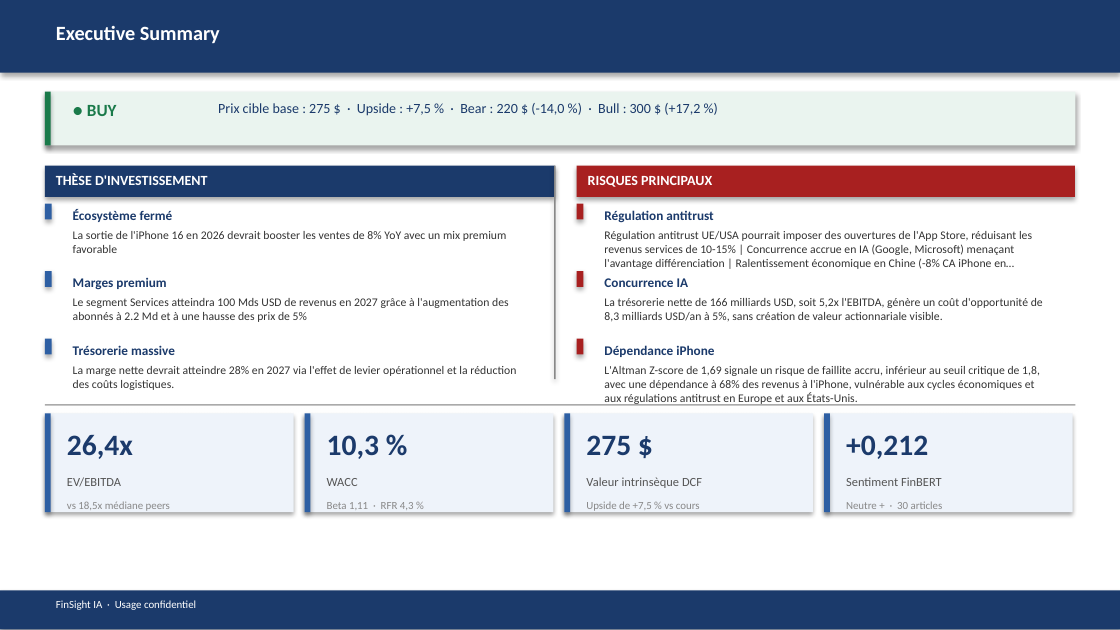
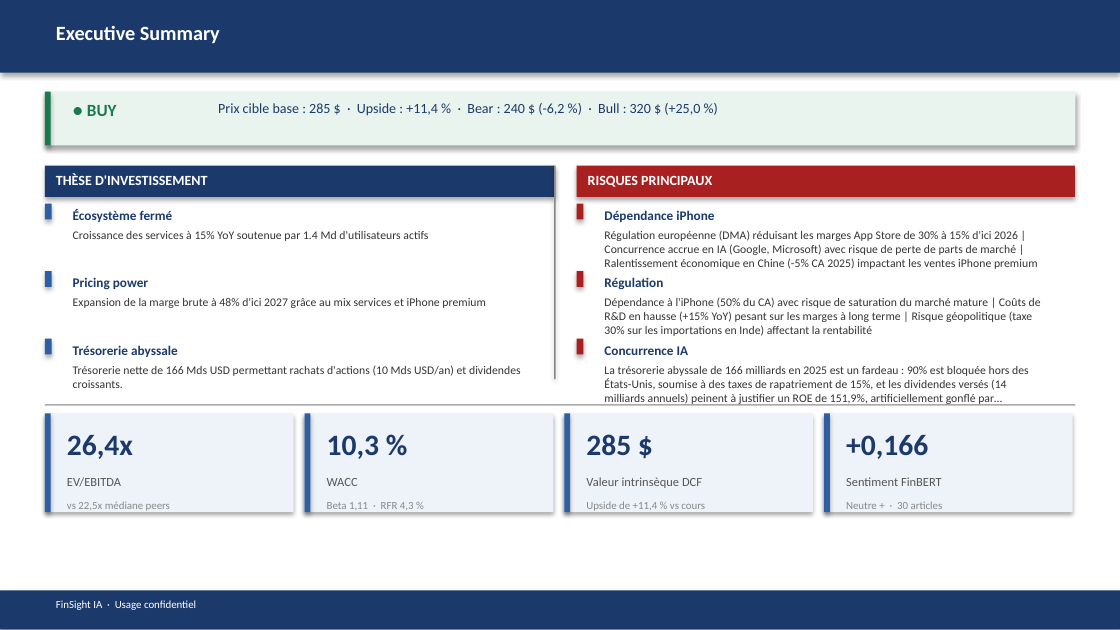
Before and after one commit to baptistejeh07-art/finsight-ia, a slide deck: slide 2 of preview/AAPL/AAPL_pitchbook.pptx. Drawn at 1120x630 pixels with LibreOffice and Linux fonts; fonts in the diff are those of the drawing. Boxes give left, top, right and bottom in pixels: in the first picture for what was removed or moved away, otherwise in the second. Text is boxed around its words. In the diff, an @@ line names an element or a change of style, - is before the commit and + after.

```diff
--- a/preview/AAPL/AAPL_pitchbook.pptx
+++ b/preview/AAPL/AAPL_pitchbook.pptx
@@ text at (x1=218, y1=103, x2=700, y2=116): text changed @@
-Prix cible base : 275 $ · Upside : +7,5 % · Bear : 220 $ (-14,0 %) · Bull : 300 $ (+17,2 %)
+Prix cible base : 285 $ · Upside : +11,4 % · Bear : 240 $ (-6,2 %) · Bull : 320 $ (+25,0 %)
@@ text at (x1=73, y1=231, x2=428, y2=241): text changed @@
-La sortie de l'iPhone 16 en 2026 devrait booster les ventes de 8% YoY avec un mix premium favorable
+Croissance des services à 15% YoY soutenue par 1.4 Md d'utilisateurs actifs
@@ text at (x1=604, y1=230, x2=1038, y2=269): text changed @@
-Régulation antitrust UE/USA pourrait imposer des ouvertures de l'App Store, réduisant les revenus services de 10-15% | Concurrence accrue en IA (Google, Microsoft) menaçant l'avantage différenciation | Ralentissement économique en Chine (-8% CA iPhone en…
+Régulation européenne (DMA) réduisant les marges App Store de 30% à 15% d'ici 2026 | Concurrence accrue en IA (Google, Microsoft) avec risque de perte de parts de marché | Ralentissement économique en Chine (-5% CA 2025) impactant les ventes iPhone premium
@@ text at (x1=604, y1=210, x2=714, y2=222): text changed @@
-Régulation antitrust
+Dépendance iPhone
@@ text at (x1=73, y1=277, x2=148, y2=290): text changed @@
-Marges premium
+Pricing power
@@ text at (x1=73, y1=298, x2=486, y2=308): text changed @@
-Le segment Services atteindra 100 Mds USD de revenus en 2027 grâce à l'augmentation des abonnés à 2.2 Md et à une hausse des prix de 5%
+Expansion de la marge brute à 48% d'ici 2027 grâce au mix services et iPhone premium
@@ text at (x1=604, y1=298, x2=1041, y2=336): text changed @@
-La trésorerie nette de 166 milliards USD, soit 5,2x l'EBITDA, génère un coût d'opportunité de 8,3 milliards USD/an à 5%, sans création de valeur actionnariale visible.
+Dépendance à l'iPhone (50% du CA) avec risque de saturation du marché mature | Coûts de R&D en hausse (+15% YoY) pesant sur les marges à long terme | Risque géopolitique (taxe 30% sur les importations en Inde) affectant la rentabilité
@@ text added at (x1=604, y1=277, x2=663, y2=290), 8.5 pt, text #1B3A6B, bold @@
+Régulation
@@ text at (x1=73, y1=345, x2=178, y2=357): text changed @@
-Trésorerie massive
+Trésorerie abyssale
@@ text "Concurrence IA" moved from (x1=604, y1=278, x2=689, y2=287) to (x1=604, y1=346, x2=689, y2=355) @@
@@ text removed at (x1=604, y1=345, x2=714, y2=357) @@
-Dépendance iPhone
@@ text at (x1=73, y1=365, x2=521, y2=388): text changed @@
-La marge nette devrait atteindre 28% en 2027 via l'effet de levier opérationnel et la réduction des coûts logistiques.
+Trésorerie nette de 166 Mds USD permettant rachats d'actions (10 Mds USD/an) et dividendes croissants.
@@ text at (x1=604, y1=366, x2=1029, y2=405): text changed @@
-L'Altman Z-score de 1,69 signale un risque de faillite accru, inférieur au seuil critique de 1,8, avec une dépendance à 68% des revenus à l'iPhone, vulnérable aux cycles économiques et aux régulations antitrust en Europe et aux États-Unis.
+La trésorerie abyssale de 166 milliards en 2025 est un fardeau : 90% est bloquée hors des États-Unis, soumise à des taxes de rapatriement de 15%, et les dividendes versés (14 milliards annuels) peinent à justifier un ROE de 151,9%, artificiellement gonflé par…
@@ text at (x1=586, y1=434, x2=631, y2=456): text changed @@
-275 $
+285 $
@@ text at (x1=846, y1=435, x2=928, y2=459): text changed @@
-+0,212
++0,166
@@ text at (x1=67, y1=501, x2=170, y2=511): text changed @@
-vs 18,5x médiane peers
+vs 22,5x médiane peers
@@ text at (x1=586, y1=501, x2=705, y2=511): text changed @@
-Upside de +7,5 % vs cours
+Upside de +11,4 % vs cours
```
Also in this commit, not shown: 14 other slides changed, 4 other files.
